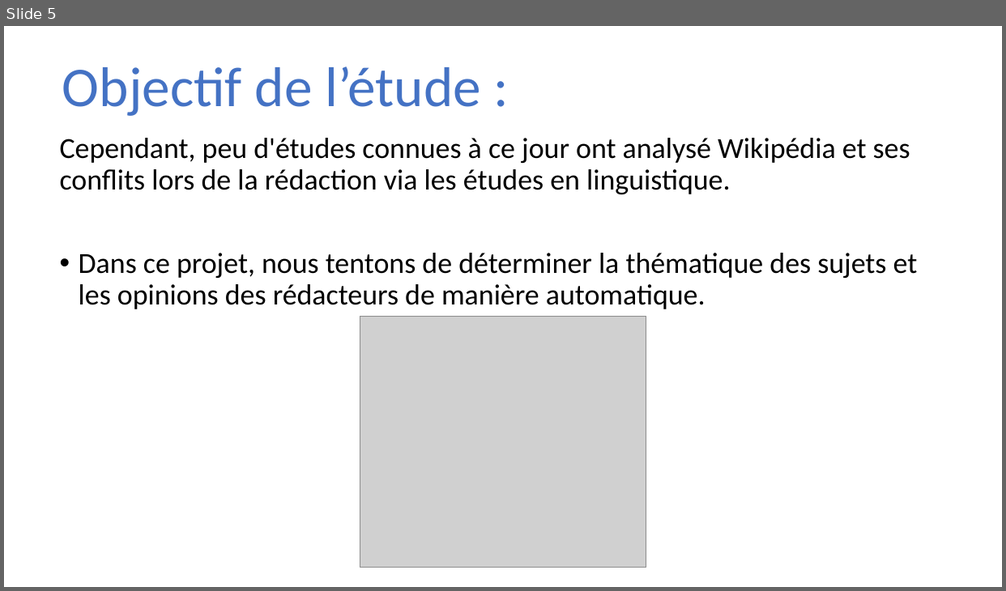
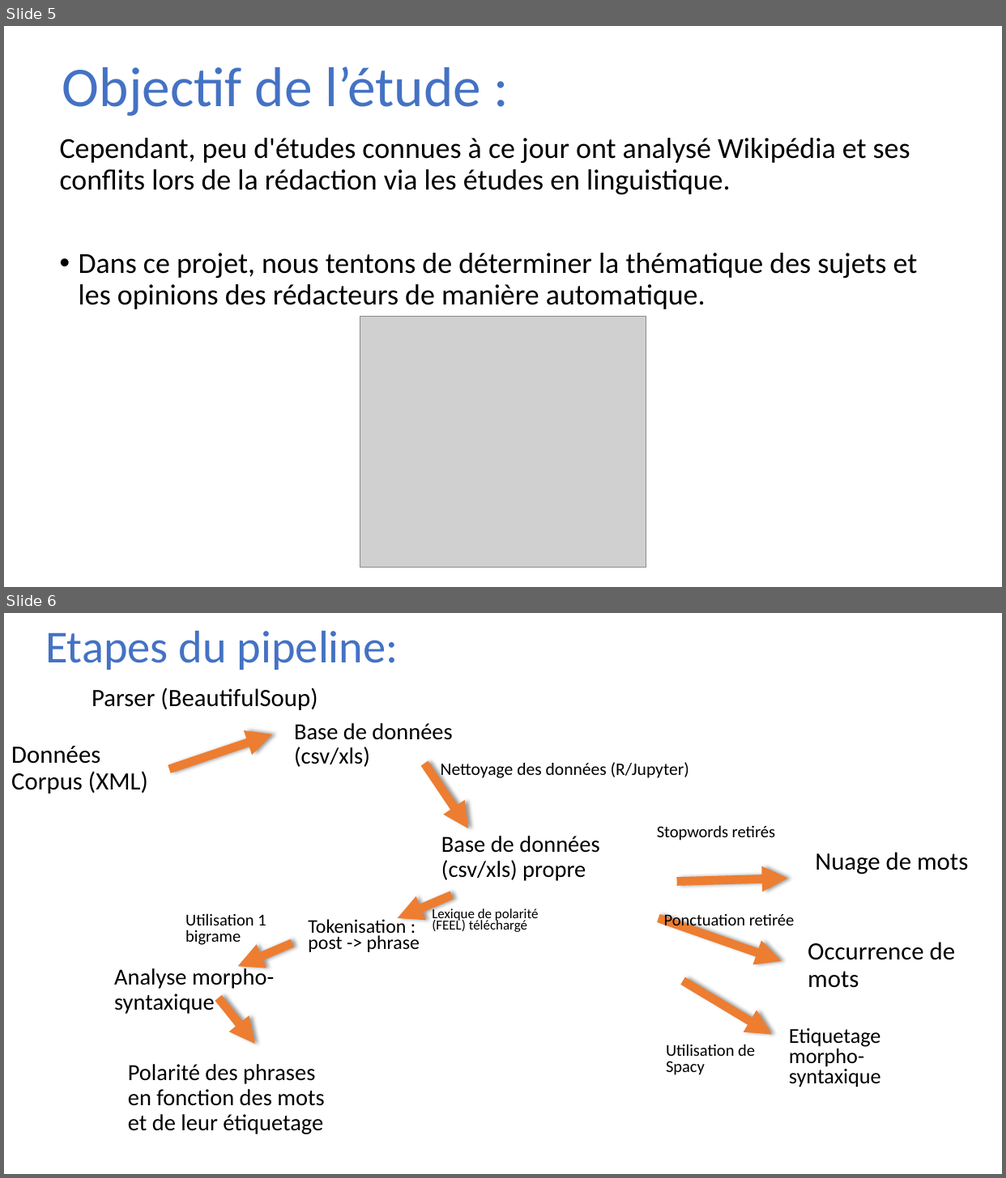
Before and after one commit to konatesouley/Analyse_d_opinion, a slide deck: analyse_textuelle.pptx. Shown one above the other, each under a label of ours: slide 5 before the commit, slides 5 and 6 after it. The pictures are 1006x591 and 1006x1178 pixels, drawn with LibreOffice and Linux fonts; fonts in the diff are those of the drawing; grey boxes stand for pictures. Boxes give left, top, right and bottom in pixels: in the first picture for what was removed or moved away, otherwise in the second. Text is boxed around its words. In the diff, an @@ line names an element or a change of style, - is before the commit and + after.

```diff
--- a/analyse_textuelle.pptx
+++ b/analyse_textuelle.pptx
@@ slide 6 added at (x1=4, y1=613, x2=1002, y2=1174), background #FFFFFF @@
@@ text added at (x1=45, y1=631, x2=398, y2=670), 44 pt, text #4472C4 @@
+Etapes du pipeline:
@@ text added at (x1=91, y1=688, x2=317, y2=710), 24 pt, text #000000 @@
+Parser (BeautifulSoup)
@@ text added at (x1=294, y1=723, x2=452, y2=767), 22.2 pt, text #000000 @@
+Base de données (csv/xls)
@@ text added at (x1=11, y1=746, x2=148, y2=794), 24 pt, text #000000 @@
+Données Corpus (XML)
@@ arrow added from (169, 769) to (272, 735), #ED7D31 8.25 pt @@
@@ arrow added from (424, 764) to (468, 828), #ED7D31 8.25 pt @@
@@ text added at (x1=441, y1=762, x2=689, y2=780), 16.8 pt, text #000000 @@
+Nettoyage des données (R/Jupyter)
@@ text added at (x1=657, y1=825, x2=775, y2=841), 16 pt, text #000000 @@
+Stopwords retirés
@@ text added at (x1=441, y1=836, x2=599, y2=881), 22.2 pt, text #000000 @@
+Base de données (csv/xls) propre
@@ text added at (x1=815, y1=852, x2=968, y2=875), 24 pt, text #000000 @@
+Nuage de mots
@@ arrow added from (677, 882) to (788, 878), #ED7D31 8.25 pt @@
@@ arrow added from (452, 895) to (398, 918), #ED7D31 8.25 pt @@
@@ text added at (x1=185, y1=914, x2=266, y2=945), 16 pt, text #000000 @@
+Utilisation 1 bigrame
@@ text added at (x1=308, y1=916, x2=420, y2=952), 18.6 pt, text #000000 @@
+Tokenisation : post -> phrase
@@ text added at (x1=432, y1=907, x2=539, y2=932), 13.2 pt, text #000000 @@
+Lexique de polarité (FEEL) téléchargé
@@ arrow added from (658, 918) to (782, 961), #ED7D31 8.25 pt @@
@@ text added at (x1=664, y1=914, x2=795, y2=931), 16 pt, text #000000 @@
+Ponctuation retirée
@@ arrow added from (292, 943) to (237, 966), #ED7D31 8.25 pt @@
@@ text added at (x1=808, y1=942, x2=955, y2=988), 24 pt, text #000000 @@
+Occurrence de mots
@@ text added at (x1=114, y1=965, x2=274, y2=1014), 22.2 pt, text #000000 @@
+Analyse morpho-syntaxique
@@ arrow added from (218, 999) to (255, 1044), #ED7D31 8.25 pt @@
@@ arrow added from (683, 982) to (772, 1034), #ED7D31 8.25 pt @@
@@ text added at (x1=666, y1=1044, x2=755, y2=1076), 16 pt, text #000000 @@
+Utilisation de Spacy
@@ text added at (x1=789, y1=1029, x2=881, y2=1088), 20.4 pt, text #000000 @@
+Etiquetage morpho-syntaxique
@@ text added at (x1=128, y1=1064, x2=324, y2=1135), 22.2 pt, text #000000 @@
+Polarité des phrases en fonction des mots et de leur étiquetage
```
Also in this commit, not shown: 1 slide changed, 1 other slide added.
